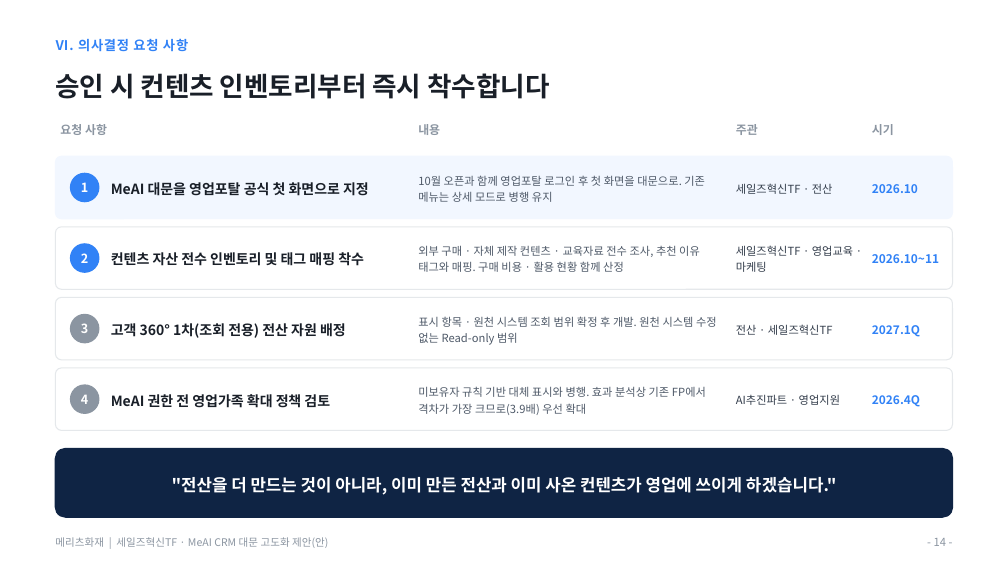
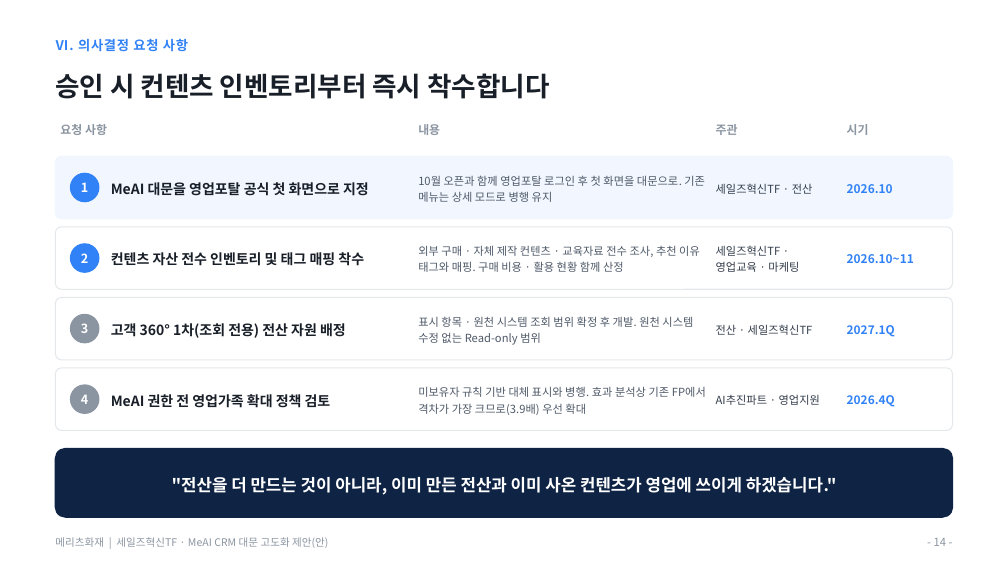
Before and after one commit to hunx11-sys/MeAI, a slide deck: slide 14 of docs/MeAI_CRM대문_고도화_제안_대표이사보고_2026.09.pptx. Drawn at 1008x567 pixels with LibreOffice and Linux fonts; fonts in the diff are those of the drawing. Boxes give left, top, right and bottom in pixels: in the first picture for what was removed or moved away, otherwise in the second. Text is boxed around its words. In the diff, an @@ line names an element or a change of style, - is before the commit and + after.

```diff
--- a/docs/MeAI_CRM대문_고도화_제안_대표이사보고_2026.09.pptx
+++ b/docs/MeAI_CRM대문_고도화_제안_대표이사보고_2026.09.pptx
@@ text "주관": place and size @@
-text "주관" at box(736, 124, 758, 135)
+text "주관" at box(716, 124, 738, 135)
@@ text "시기": place and size @@
-text "시기" at box(872, 124, 894, 135)
+text "시기" at box(847, 124, 869, 135)
@@ text "세일즈혁신TF · 전산": place and size @@
-text "세일즈혁신TF · 전산" at box(736, 183, 833, 194)
+text "세일즈혁신TF · 전산" at box(716, 184, 813, 194)
@@ text "2026.10": place and size @@
-text "2026.10" at box(872, 184, 918, 193)
+text "2026.10" at box(847, 184, 893, 193)
@@ text "세일즈혁신TF · 영업교육 · 마케팅" rewrapped from box(736, 245, 853, 272) to box(716, 246, 799, 272) @@
@@ text "2026.10~11": place and size @@
-text "2026.10~11" at box(872, 254, 939, 263)
+text "2026.10~11" at box(847, 254, 914, 263)
@@ text "표시 항목 · 원천 시스템 ..." rewrapped from box(418, 316, 717, 345) to box(418, 317, 693, 345) @@
@@ text "전산 · 세일즈혁신TF": place and size @@
-text "전산 · 세일즈혁신TF" at box(736, 324, 833, 335)
+text "전산 · 세일즈혁신TF" at box(716, 324, 813, 335)
@@ text "2027.1Q": place and size @@
-text "2027.1Q" at box(872, 325, 920, 337)
+text "2027.1Q" at box(847, 325, 895, 337)
@@ text "AI추진파트 · 영업지원": place and size @@
-text "AI추진파트 · 영업지원" at box(736, 394, 840, 405)
+text "AI추진파트 · 영업지원" at box(716, 394, 820, 405)
@@ text "2026.4Q": place and size @@
-text "2026.4Q" at box(872, 395, 920, 407)
+text "2026.4Q" at box(847, 395, 895, 407)
```
Also in this commit, not shown: 1 other file.
